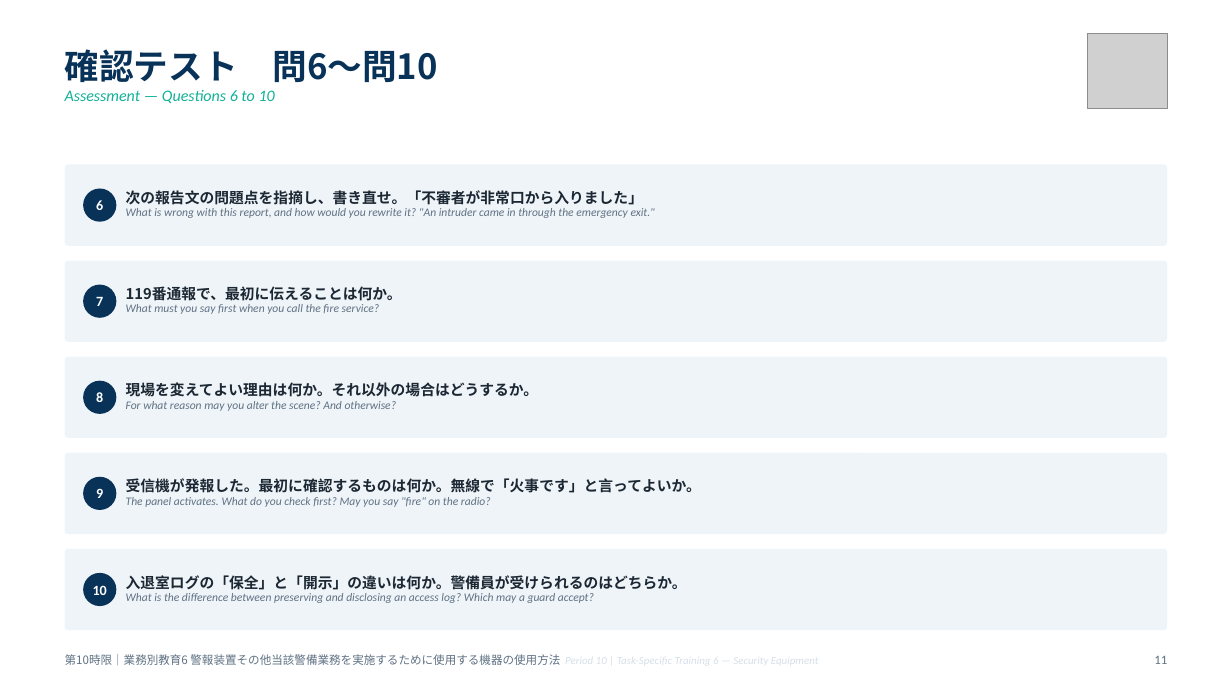
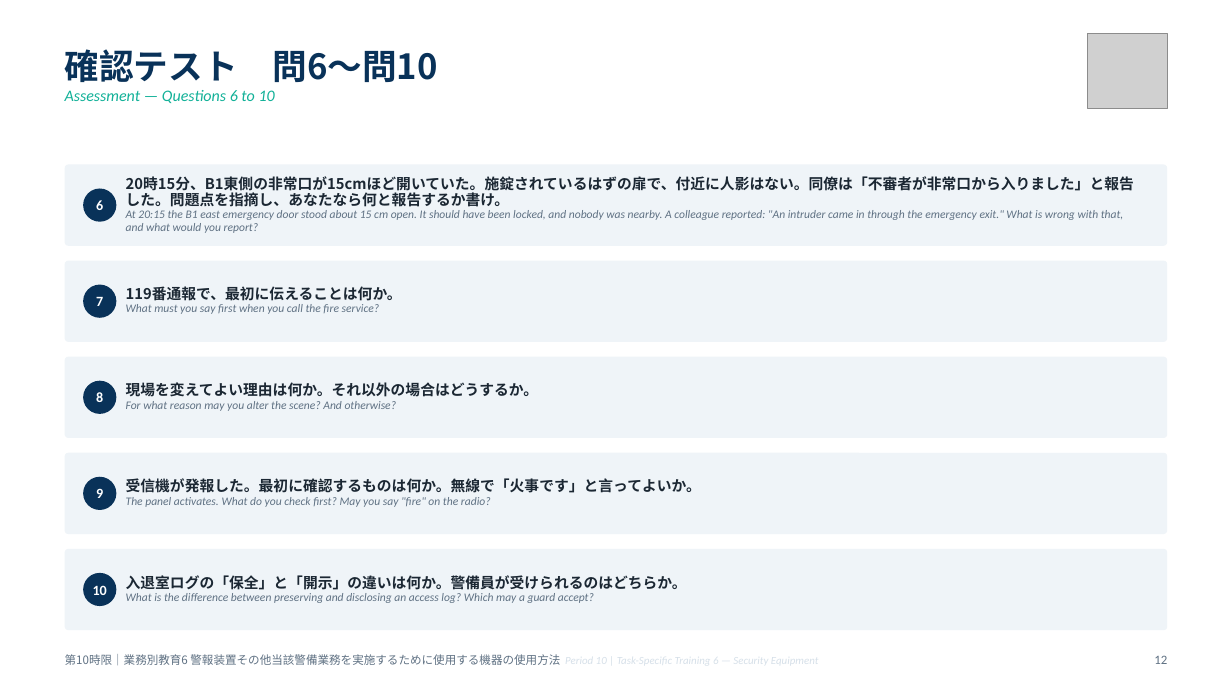
Before and after one commit to hrsmhiroshi-cpu/Training-, a slide deck: slide 12 of decks/06_10限_機器と総括.pptx (slide 11 before the commit). Drawn at 1232x693 pixels with LibreOffice and Linux fonts; fonts in the diff are those of the drawing; grey boxes stand for pictures. Boxes give left, top, right and bottom in pixels: in the first picture for what was removed or moved away, otherwise in the second. Text is boxed around its words. In the diff, an @@ line names an element or a change of style, - is before the commit and + after.

```diff
--- a/decks/06_10限_機器と総括.pptx
+++ b/decks/06_10限_機器と総括.pptx
@@ text at (126, 176, 1134, 233): text changed @@
-次の報告文の問題点を指摘し、書き直せ。「不審者が非常口から入りました」
-What is wrong with this report, and how would you rewrite it? "An intruder came in through the emergency exit."
+20時15分、B1東側の非常口が15cmほど開いていた。施錠されているはずの扉で、付近に人影はない。同僚は「不審者が非常口から入りました」と報告した。問題点を指摘し、あなたなら何と報告するか書け。
+At 20:15 the B1 east emergency door stood about 15 cm open. It should have been locked, and nobody was nearby. A colleague reported: "An intruder came in through the emergency exit." What is wrong with that, and what would you report?
@@ text at (1154, 655, 1167, 664): text changed @@
-11
+12
```
Also in this commit, not shown: 5 other slides changed, 9 other files.
